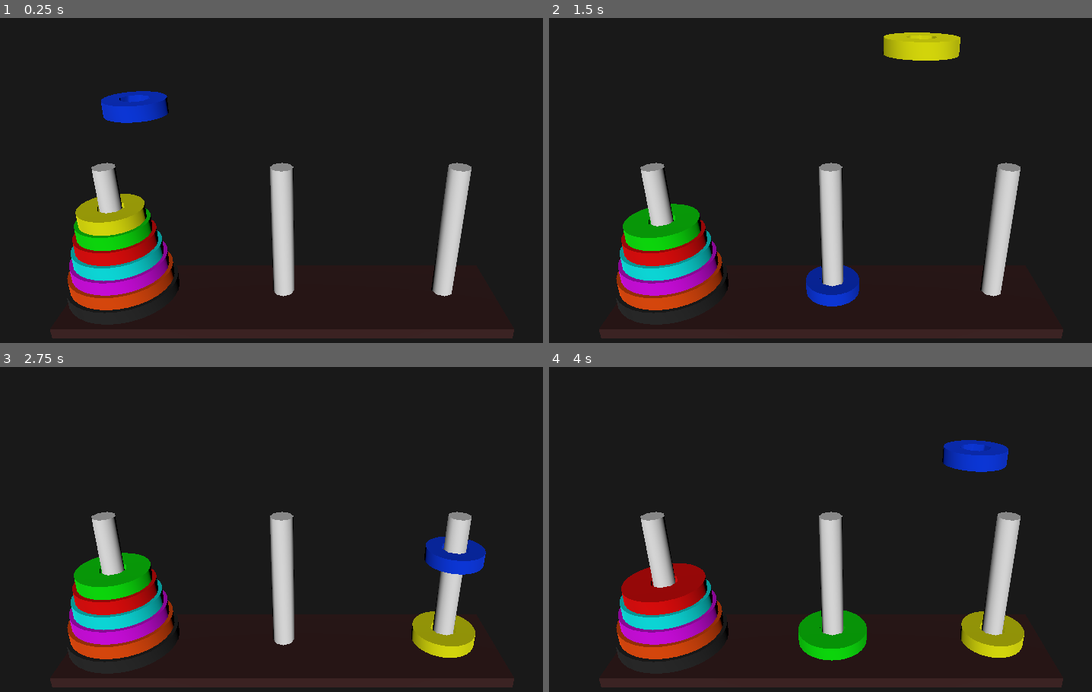
Above: before the commit, frames 1-4 (two rows, left to right).
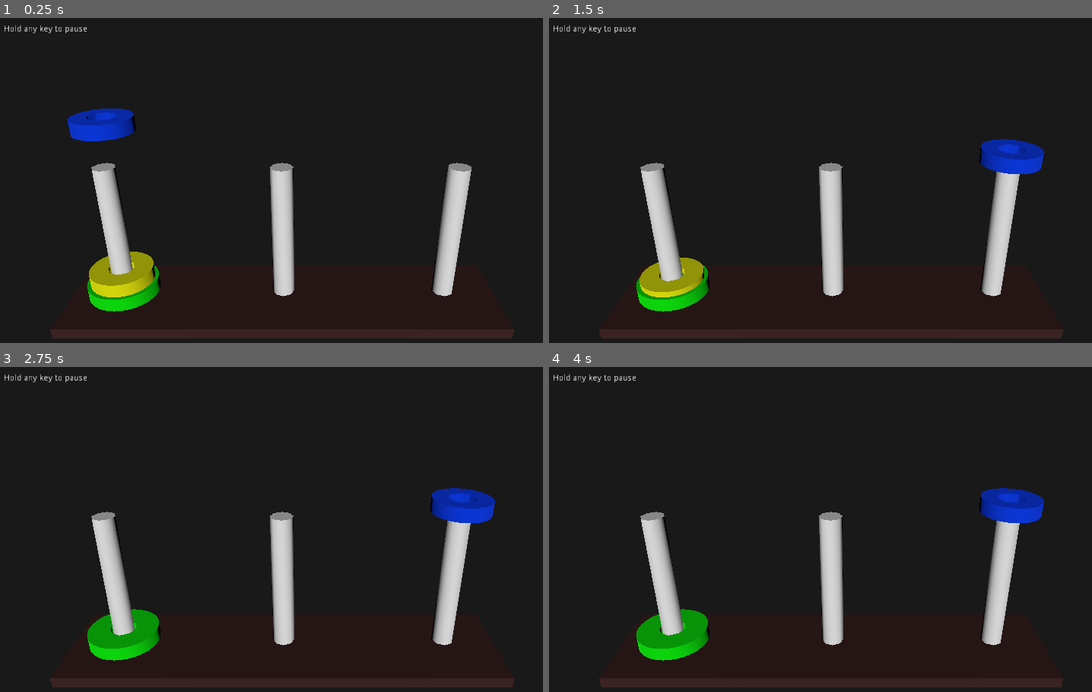
Above: after the commit, the same moments.

Repository: andrew-wilkes/godot-tower-of-hanoi
Game: Godot game, scene res://Main.tscn
The game is run twice, just before and just after one commit, with the same random seed, the same clock (stepped at 60 frames per second) and the same inputs.
Inputs:
- Up to frame 1 (0.25 s): no input
- Up to frame 2 (1.5 s): tap Enter at 0.5 s
- Up to frame 3 (2.75 s): no input
- Up to frame 4 (4 s): no input

The runs differ from the first frame. In frame 1, 7.3% of the frame differs, in the area x 0-34%, y 2-91%; in frame 2, 8.0%; in frame 3, 8.1%; in frame 4, 9.1%, in the area x 0-92%, y 2-91%.
Error after the commit: Invalid get index '-1' (on base: 'Array'). (res://Main.gd:104)

Commit message:
At UI

Diff:
--- a/src/Main.gd
+++ b/src/Main.gd
@@ -2,13 +2,14 @@
 
 signal move_completed
 
-const NUM_DISCS = 8
+const NUM_DISCS = 3
 
 var disc_scene = preload("res://Disc.tscn")
 var discs = []
 var stack_offset
 var stacks = [[], [], []]
 var last_move = -1
+var paused = false
 
 func _ready():
 	create_discs()
@@ -29,8 +30,8 @@
 		var smallest_value = INF
 		var smallest_idx = 0
 		var empty_idx = -1
-		var larger_value = INF
-		var larger_idx = -1
+		var next_value = INF
+		var next_idx = -1
 		# Scan stacks
 		for i in 3:
 			# Find empty peg
@@ -43,22 +44,21 @@
 				if v < smallest_value:
 					smallest_idx = i
 					smallest_value = v
-		if empty_idx >= 0:
-			# Move to empty peg
-			move_disc(smallest_idx, empty_idx)
-			return
 		# Find next smallest disc
 		for i in 3:
-			var v = stacks[i][-1]
-			if v > smallest_value and v < larger_value:
-				larger_value = v
-				larger_idx = i
+			if i != empty_idx:
+				var v = stacks[i][-1]
+				if v > smallest_value and v < next_value:
+					next_value = v
+					next_idx = i
+		if next_idx < 0:
+			next_idx = empty_idx
 		# Place on larger disc
-		move_disc(smallest_idx, larger_idx)
+		move_disc(smallest_idx, next_idx)
 
 
 func move_completed():
-	if stacks[2].size() < NUM_DISCS:
+	if stacks[2].size() < NUM_DISCS and not paused:
 		make_move()
 
 
@@ -131,3 +131,9 @@
 	var x = end_pos.x * (1 - cos(phi)) / 2
 	var y = end_pos.x / 3 * sin(phi) + start_pos.y
 	disc.translation = Vector3(x, y, 0)
+
+
+func _unhandled_key_input(event):
+	paused = event.pressed
+	if not paused:
+		make_move()
--- a/src/Main.tscn
+++ b/src/Main.tscn
@@ -40,3 +40,15 @@
 height = 4.0
 
 [node name="Tween" type="Tween" parent="."]
+
+[node name="UI" type="CanvasLayer" parent="."]
+
+[node name="Label" type="Label" parent="UI"]
+margin_left = 14.0
+margin_top = 12.0
+margin_right = 155.0
+margin_bottom = 26.0
+text = "Hold any key to pause"
+__meta__ = {
+"_edit_use_anchors_": false
+}
